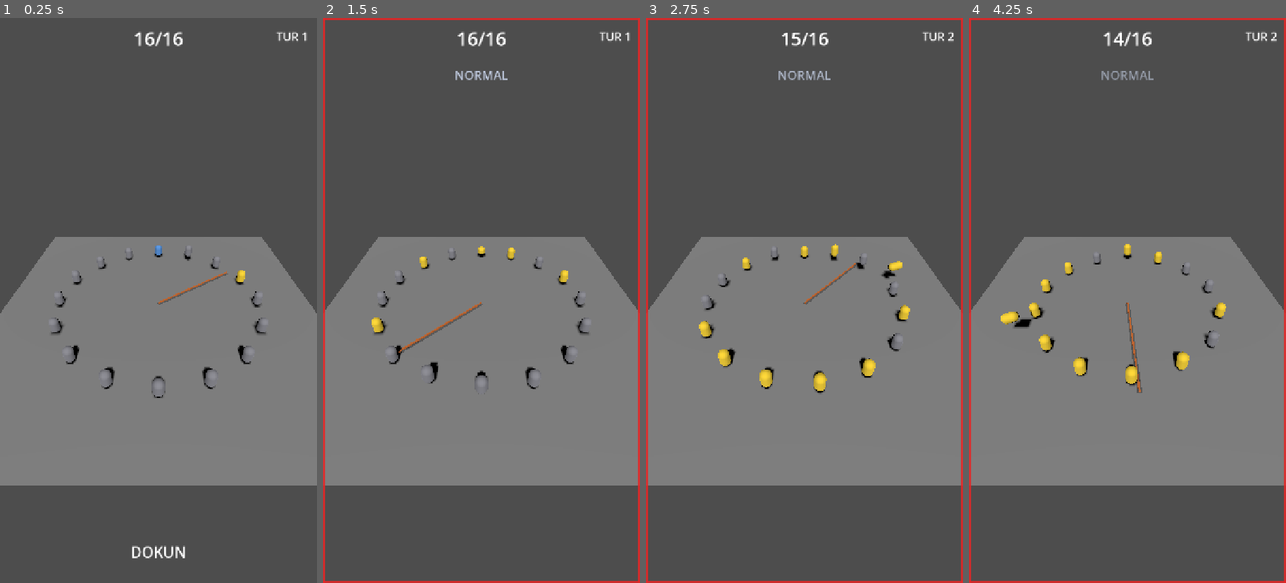
Above: before the commit, frames 1-4 (left to right).
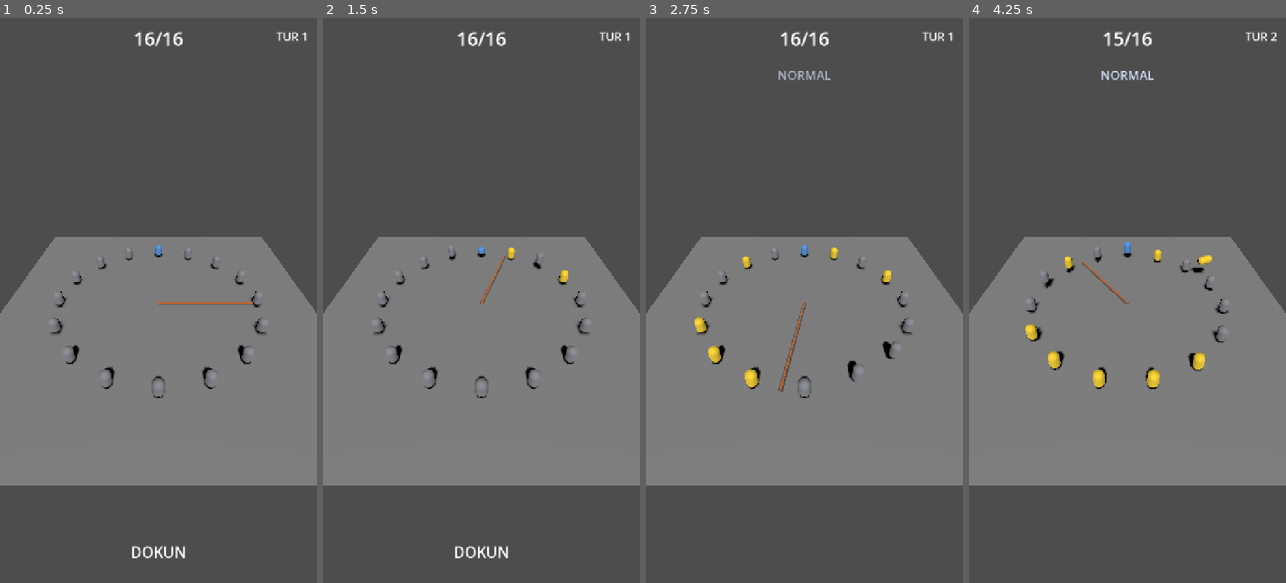
Above: after the commit, the same moments.

Repository: SametCanMavzer/loop-out
Game: Godot game, scene res://scenes/main.tscn
The game is run twice, just before and just after one commit, with the same random seed, the same clock (stepped at 60 frames per second) and the same inputs.
Inputs:
- Up to frame 1 (0.25 s): no input
- Up to frame 2 (1.5 s): tap Enter at 0.5 s; tap Space (jump) at 0.6, 0.77, 1.07 s; tap S (duck) at 1.35 s
- Up to frame 3 (2.75 s): tap Space (jump) at 1.52, 1.55, 1.82, 2.3 s; tap E at 2.1 s
- Up to frame 4 (4.25 s): tap R at 2.85 s; tap Space (jump) at 3.02, 3.05, 3.32, 3.6, 3.77, 4.07 s

The runs differ from the first frame. In frame 1, 0.3% of the frame differs, in the area x 49-80%, y 40-51%; in frame 2, 3.0%; in frame 3, 4.3%; in frame 4, 4.7%, in the area x 0-100%, y 0-100%.

Commit message:
fix: F7+F8 audit — countdown gating, input queue reset, stop on results
Independent audit of F7/F8 found and fixed:
- countdown was cosmetic only: simulation started immediately, so the rope span and
  crossings happened while the player was still on the countdown screen. Split into
  prepare_round() (build roster, frozen) and begin() (start ticking).
- restart did not clear InputQueue: keys pressed on the results screen queued up and
  fired all at once in the next round. reset() now clears it.
- when the player died with >3 alive (no spectate), results appeared but the sim kept
  running in the background. _show_results now stops the controller.
- ArenaView.rebuild left previous round ragdolls on screen.
- placement could stay 0 in the edge case where the player dies on the final tick.
- removed dead player_state_changed signal.

Verification: scripts/dev/sim_audit_f8.{gd,tscn} (countdown gating, input reset, stop,
placement, per-behavior bot miss rates, determinism, restart node leak). All 14 tests green.

Co-Authored-By: Claude Opus 4.8 <noreply@anthropic.com>

Diff:
--- /dev/null
+++ b/scenes/dev/sim_audit_f8.tscn
@@ -0,0 +1,6 @@
+[gd_scene load_steps=2 format=3 uid="uid://bipatlaauditf81"]
+
+[ext_resource type="Script" path="res://scripts/dev/sim_audit_f8.gd" id="1"]
+
+[node name="AuditF8" type="Node"]
+script = ExtResource("1")
--- a/scripts/core/arena_controller.gd
+++ b/scripts/core/arena_controller.gd
@@ -7,7 +7,6 @@
 ## Tur numarası = ipin tamamladığı tam tur sayısı (GDD §3.2 "5 tur temiz geçilirse", §4.2 tablosu).
 
 signal round_advanced(round_no: int)
-signal player_state_changed()          # HUD tazeleme (⚠, combo, canlı sayısı)
 
 const PLAYER_ID := 0
 const PLAYER_ANGLE := PI / 2.0         # oyuncu ekranın önünde sabit (§4.4 270° hizası)
@@ -33,6 +32,7 @@
 var _pending_elim: Array = []
 var _running := false
 var _placement: int = 0                # oyuncunun sıralaması (elendiğinde yazılır)
+var _seed: int = 0
 
 
 ## Ebeveyn (F8 Main) bağlar. input_queue insan girdisi için; behaviors/archetypes yüklenir.
@@ -63,8 +63,8 @@
 		Config.ms_to_ticks(Config.behavior_select_interval_ms), Config.behavior_max_consecutive)
 
 
-## Yeni tur başlat (restart dahil): tam state reset, sahne yüklenmez (§7.1).
-func start_round(master_seed: int) -> void:
+## Turu KUR ama başlatma (geri sayım ekranı için): kadro dizilir, ip durur, tick ilerlemez.
+func prepare_round(master_seed: int) -> void:
 	reset()
 	Rng.seed_round(master_seed)
 	_setup_director()          # director seed'e bağlı → yeniden kur
@@ -73,9 +73,28 @@
 	_spawn_roster()
 	_apply_rescue_drama()
 	_snap_positions()
+	_seed = master_seed
+
+
+## Kurulan turu başlat (geri sayım bitince). Simülasyon buradan itibaren işler.
+func begin() -> void:
+	if _running or _jumpers.is_empty():
+		return
 	_running = true
 	clock.start()
-	EventBus.round_started.emit(round_no, master_seed)
+	EventBus.round_started.emit(round_no, _seed)
+
+
+## Kur + hemen başlat (test/sim kolaylığı).
+func start_round(master_seed: int) -> void:
+	prepare_round(master_seed)
+	begin()
+
+
+## Turu durdur (sonuç ekranına geçince simülasyon arkada sürmesin).
+func stop() -> void:
+	_running = false
+	clock.stop()
 
 
 ## Tüm durumu temizle (restart hazırlığı).
@@ -88,6 +107,8 @@
 	_placement = 0
 	_suspend_ticks = 0
 	_pending_elim.clear()
+	if _input_queue != null:
+		_input_queue.clear()   # sonuç ekranında basılan tuşlar yeni tura sızmasın
 	for id in _jumpers.keys():
 		var j: Jumper = _jumpers[id]
 		if is_instance_valid(j):
@@ -222,8 +243,6 @@
 		StumbleJudge.Outcome.ELIMINATED:
 			if not _pending_elim.has(id):
 				_pending_elim.append(id)   # rope.tick sürerken pozisyon değiştirme
-	if id == PLAYER_ID:
-		player_state_changed.emit()
 
 
 func _on_telegraphed(id: StringName) -> void:
@@ -263,7 +282,6 @@
 	if id == PLAYER_ID:
 		_placement = alive_ids.size() + 1     # kaçıncı bitirdi (1 = kazanan)
 		EventBus.player_eliminated.emit(alive_ids.size())
-		player_state_changed.emit()
 
 
 ## Final 1v1 adayı korunur (§4.7): son botlar arasından Sağlam/en tutarlı olan σ'sını sıkar.
@@ -280,8 +298,9 @@
 	if alive_ids.size() <= 1:
 		if alive_ids.has(PLAYER_ID):
 			_placement = 1
-		_running = false
-		clock.stop()
+		elif _placement <= 0:
+			_placement = 1 + alive_ids.size()      # oyuncu son tick'te elendi (kenar durum)
+		stop()
 		EventBus.round_ended.emit(_placement, 0)   # jeton hesabı F9
 
 
--- a/scripts/core/arena_view.gd
+++ b/scripts/core/arena_view.gd
@@ -31,6 +31,10 @@
 		if is_instance_valid(v.node):
 			v.node.queue_free()
 	_views.clear()
+	for f in _flying:                     # önceki turun uçan gövdeleri kalmasın
+		if is_instance_valid(f.node):
+			f.node.queue_free()
+	_flying.clear()
 	for id in controller.jumper_ids():
 		_create_view(id)
 	_sync_positions(true)
--- a/scripts/core/main.gd
+++ b/scripts/core/main.gd
@@ -43,12 +43,14 @@
 		state.reset()
 		state.go(GameState.State.COUNTDOWN)
 	var seed := int(Time.get_unix_time_from_system() * 1000.0) & 0x7FFFFFFF  # tur öncesi, gameplay dışı
-	_arena.controller.start_round(seed)
+	# Turu KUR ama başlatma: geri sayım boyunca ip dönmez, crossing olmaz (oyuncu hazırlanır).
+	_arena.controller.prepare_round(seed)
 	_arena.rebuild()
 	_hud.reset_for_round(_arena.controller.alive_ids.size())
-	await get_tree().create_timer(COUNTDOWN_S).timeout   # kozmetik bekleme (gameplay tick'i değil)
+	await get_tree().create_timer(COUNTDOWN_S).timeout   # UI beklemesi (gameplay tick'i değil)
 	if state.current == GameState.State.COUNTDOWN:
 		state.go(GameState.State.PLAYING)
+		_arena.controller.begin()
 
 
 func _on_player_eliminated(_alive: int) -> void:
@@ -64,6 +66,7 @@
 
 
 func _show_results(placement: int) -> void:
+	_arena.controller.stop()    # sonuç ekranında simülasyon arkada sürmesin
 	var total := int(Config.bots.get("archetype_counts", {}).values().reduce(func(a, b): return a + b, 0)) + 1
 	_results.show_result(maxi(placement, 1), total, _arena.controller.round_no)
 	state.go(GameState.State.RESULTS)
--- /dev/null
+++ b/scripts/dev/sim_audit_f8.gd
@@ -0,0 +1,212 @@
+extends Node
+## F8 denetim doğrulaması (headless): geri sayım askısı, restart girdi temizliği,
+## sonuç sonrası durma, placement doğruluğu.
+## Çalıştırma: godot --headless scenes/dev/sim_audit_f8.tscn
+
+var _fail := 0
+
+
+func _ready() -> void:
+	_check_prepare_does_not_run()
+	_check_input_queue_cleared_on_reset()
+	_check_stop_halts_simulation()
+	_check_placement_when_player_dies()
+	_check_behavior_integration()
+	_check_determinism()
+	await _check_no_node_leak()
+	if _fail == 0:
+		print("AUDIT F8 OK (geri sayım askısı, girdi temizliği, stop, placement)")
+	else:
+		print("AUDIT F8 FAILED: %d hata" % _fail)
+	get_tree().quit(_fail)
+
+
+func _make() -> Dictionary:
+	var ctrl := ArenaController.new()
+	add_child(ctrl)
+	var q := InputQueue.new()
+	add_child(q)
+	ctrl.setup(q)
+	q.setup(ctrl.clock)
+	ctrl.set_physics_process(false)
+	return {"ctrl": ctrl, "q": q}
+
+
+func _free(d: Dictionary) -> void:
+	d.ctrl.queue_free()
+	d.q.queue_free()
+
+
+## prepare_round kadroyu kurar ama simülasyonu BAŞLATMAZ (geri sayımda ip dönmemeli).
+func _check_prepare_does_not_run() -> void:
+	var d := _make()
+	d.ctrl.prepare_round(111)
+	if d.ctrl.alive_ids.size() != 16:
+		push_error("FAIL: prepare_round 16 kadro kurmalı (%d)." % d.ctrl.alive_ids.size()); _fail += 1
+	var angle_before: float = d.ctrl.rope.angle
+	for i in 120:
+		d.ctrl.step()
+	if d.ctrl.clock.current_tick != 0 or not is_equal_approx(d.ctrl.rope.angle, angle_before):
+		push_error("FAIL: geri sayımda tick/ip ilerlememeli (tick=%d)." % d.ctrl.clock.current_tick); _fail += 1
+	if d.ctrl.alive_ids.size() != 16:
+		push_error("FAIL: geri sayımda eleme olmamalı."); _fail += 1
+	d.ctrl.begin()
+	for i in 120:
+		d.ctrl.step()
+	if d.ctrl.clock.current_tick != 120:
+		push_error("FAIL: begin sonrası tick ilerlemeli (%d)." % d.ctrl.clock.current_tick); _fail += 1
+	_free(d)
+
+
+## reset girdi kuyruğunu temizler (sonuç ekranındaki tuşlar yeni tura sızmaz).
+func _check_input_queue_cleared_on_reset() -> void:
+	var d := _make()
+	d.ctrl.start_round(222)
+	for i in 5:
+		d.q.enqueue(&"jump", true, 900 + i)     # sonuç ekranında basılmış gibi
+	if d.q.size() == 0:
+		push_error("FAIL: test kurulumu — kuyruk boş."); _fail += 1
+	d.ctrl.prepare_round(222)                    # restart
+	if d.q.size() != 0:
+		push_error("FAIL: restart girdi kuyruğunu temizlemeli (%d kaldı)." % d.q.size()); _fail += 1
+	_free(d)
+
+
+## stop() simülasyonu durdurur (sonuç ekranında arka planda oyun sürmez).
+func _check_stop_halts_simulation() -> void:
+	var d := _make()
+	d.ctrl.start_round(333)
+	for i in 60:
+		d.ctrl.step()
+	var t_before: int = d.ctrl.clock.current_tick
+	var alive_before: int = d.ctrl.alive_ids.size()
+	d.ctrl.stop()
+	for i in 300:
+		d.ctrl.step()
+	if d.ctrl.clock.current_tick != t_before:
+		push_error("FAIL: stop sonrası tick ilerlememeli."); _fail += 1
+	if d.ctrl.alive_ids.size() != alive_before:
+		push_error("FAIL: stop sonrası eleme olmamalı."); _fail += 1
+	_free(d)
+
+
+## Oyuncu elendiğinde placement = kalan + 1; tur bitince tutarlı kalır.
+func _check_placement_when_player_dies() -> void:
+	var d := _make()
+	d.ctrl.start_round(444)
+	var seen := -1
+	for i in 8000:
+		d.ctrl.step()
+		if not d.ctrl.player_alive() and seen < 0:
+			seen = d.ctrl.alive_ids.size() + 1
+			break
+	if seen < 0:
+		print("  (not: bu seed'de oyuncu elenmedi — placement kontrolü atlandı)")
+	elif d.ctrl.placement() != seen:
+		push_error("FAIL: placement %d, beklenen %d." % [d.ctrl.placement(), seen]); _fail += 1
+	elif d.ctrl.placement() < 2 or d.ctrl.placement() > 16:
+		push_error("FAIL: placement aralık dışı (%d)." % d.ctrl.placement()); _fail += 1
+	_free(d)
+
+
+## F7 entegrasyonu: her davranışın gerçek arenada bot MISS oranı. high_sweep'te eğilme veya
+## double_sweep'te yüksek zıplama çalışmıyorsa o davranışta oran patlar (toplu katliam).
+func _check_behavior_integration() -> void:
+	var seen := {}       # behavior_id -> {cross:int, miss:int}
+	for s in 6:
+		var d := _make()
+		var ctrl: ArenaController = d.ctrl
+		var cb := func(id: int, result: int, _ms: float) -> void:
+			if id == ArenaController.PLAYER_ID:
+				return                                  # oyuncu oynamıyor, sayma
+			var b := String(ctrl.rope.current_behavior_id)
+			if not seen.has(b):
+				seen[b] = {"cross": 0, "miss": 0}
+			seen[b].cross += 1
+			if result == Rope.CrossResult.MISS:
+				seen[b].miss += 1
+		ctrl.rope.crossed.connect(cb)
+		ctrl.start_round(700 + s * 31)
+		# HIGH süpürmede BAŞARILI eğilme nötrdür (§4.3: sinyal yok) → crossed ile ölçülemez.
+		# Bu yüzden beklenen süpürmeyi ayrıca sayıyoruz: her tam turda her canlı bot 1 kez süpürülür.
+		var prev_turn := ctrl.rope.turns
+		for i in 9000:
+			ctrl.step()
+			if ctrl.rope.turns != prev_turn:
+				prev_turn = ctrl.rope.turns
+				var bkey := "high_sweep" if int(ctrl.rope.height) == int(Rope.Height.HIGH) else ""
+				if bkey != "":
+					if not seen.has(bkey):
+						seen[bkey] = {"cross": 0, "miss": 0, "expected": 0}
+					if not seen[bkey].has("expected"):
+						seen[bkey]["expected"] = 0
+					seen[bkey]["expected"] += maxi(ctrl.alive_ids.size() - 1, 0)
+			if ctrl.alive_ids.size() <= 1:
+				break
+		_free(d)
+
+	print("--- F7 davranış entegrasyonu (bot MISS oranı) ---")
+	var ids := seen.keys()
+	ids.sort()
+	for b in ids:
+		var c: int = seen[b].cross
+		var m: int = seen[b].miss
+		# HIGH'da temiz eğilme sinyal yaymaz → payda beklenen süpürme sayısı.
+		var denom: int = maxi(int(seen[b].get("expected", 0)), c)
+		var pct := 100.0 * float(m) / float(maxi(denom, 1))
+		print("  %-13s süpürme %4d  miss %3d  (%%%.1f)" % [b, denom, m, pct])
+		# Kaba emniyet: hiçbir davranış botların yarısını ıskalatmamalı (sistematik kusur işareti).
+		if denom >= 20 and pct > 50.0:
+			push_error("FAIL: '%s' davranışında bot MISS oranı %%%.1f — sistematik kusur." % [b, pct])
+			_fail += 1
+	for must in ["normal", "speed_step", "sudden_stop"]:
+		if not seen.has(must):
+			push_error("FAIL: '%s' davranışı hiç tetiklenmedi." % must); _fail += 1
+
+
+## §4.8 determinizm sözleşmesi: aynı seed → aynı tur (arena seviyesinde uçtan uca).
+func _check_determinism() -> void:
+	var a := _fingerprint(9090)
+	var b := _fingerprint(9090)
+	var c := _fingerprint(9091)
+	if a != b:
+		push_error("FAIL: aynı seed farklı tur üretti.\n  a=%s\n  b=%s" % [a, b]); _fail += 1
+	if a == c:
+		push_error("FAIL: farklı seed aynı turu üretti (seed etkisiz?)."); _fail += 1
+
+
+## Turu sabit adım koştur, sonucun özetini döndür (eleme sırası + ip açısı + tur).
+func _fingerprint(seed: int) -> String:
+	var d := _make()
+	var order: Array = []
+	var cb := func(id: int, _cause: int) -> void: order.append(id)
+	EventBus.jumper_eliminated.connect(cb)
+	d.ctrl.start_round(seed)
+	for i in 2500:
+		d.ctrl.step()
+		if d.ctrl.alive_ids.size() <= 1:
+			break
+	EventBus.jumper_eliminated.disconnect(cb)
+	var fp := "tur=%d canlı=%d açı=%.4f elenme=%s" % [
+		d.ctrl.round_no, d.ctrl.alive_ids.size(), d.ctrl.rope.angle, str(order)]
+	_free(d)
+	return fp
+
+
+## Restart node sızıntısı: arka arkaya turlar node sayısını büyütmemeli (§7.1).
+func _check_no_node_leak() -> void:
+	var d := _make()
+	d.ctrl.start_round(555)
+	for i in 400:
+		d.ctrl.step()
+	var before: int = d.ctrl.get_child_count()
+	for r in 3:
+		d.ctrl.start_round(555 + r)
+		for i in 200:
+			d.ctrl.step()
+		await get_tree().process_frame    # queue_free'lerin işlenmesi için
+	var after: int = d.ctrl.get_child_count()
+	if after > before + 2:               # clock+rope sabit; jumper'lar yenilenmeli
+		push_error("FAIL: restart node sızıntısı (%d → %d)." % [before, after]); _fail += 1
+	print("  restart node sayısı: %d → %d (sızıntı yok)" % [before, after])
+	_free(d)
Not shown, added: scripts/dev/sim_audit_f8.gd.uid
Not shown, changed: STATE.md
